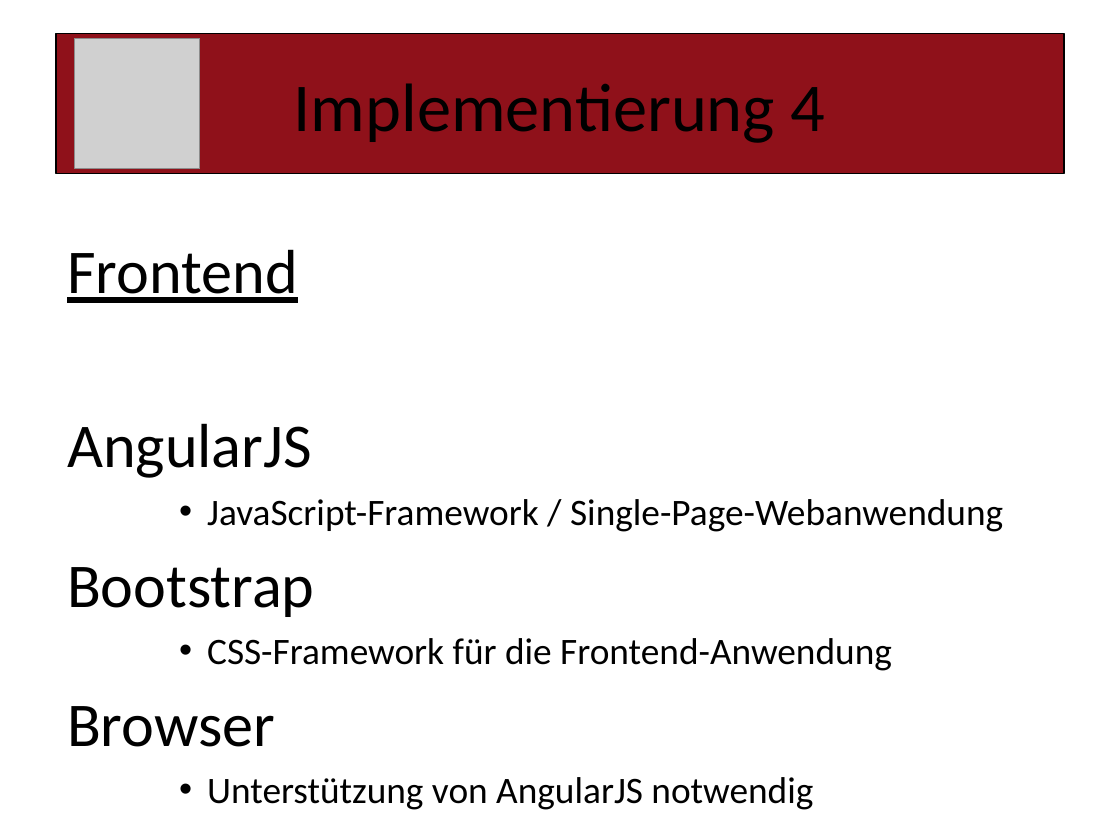
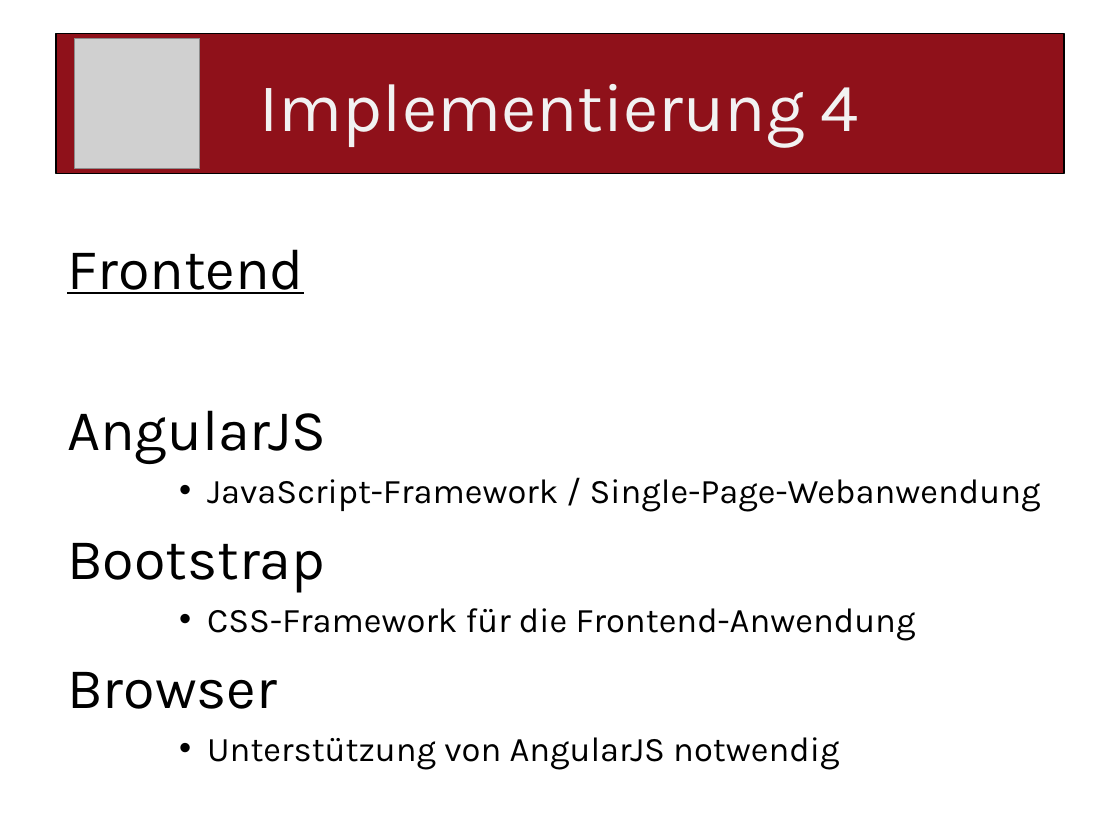
Before and after one commit to paulisch/archivist, a slide deck: slide 13 of Documentation/ProjectDocumentation/Presentation.pptx (slide 8 before the commit). Drawn at 1120x840 pixels with LibreOffice and Linux fonts; fonts in the diff are those of the drawing; grey boxes stand for pictures. Boxes give left, top, right and bottom in pixels: in the first picture for what was removed or moved away, otherwise in the second. Text is boxed around its words. In the diff, an @@ line names an element or a change of style, - is before the commit and + after.

```diff
--- a/Documentation/ProjectDocumentation/Presentation.pptx
+++ b/Documentation/ProjectDocumentation/Presentation.pptx
@@ title "Implementierung 4" at (x1=56, y1=34, x2=1064, y2=174): font Calibri to Karla, text colour #000000 to #F2F2F2 @@
@@ text "Frontend" at (x1=67, y1=249, x2=1041, y2=769): size 40 to 37 pt in "Frontend", "AngularJS", "Bootstrap", "Browser"; font Calibri to Karla; size 24 to 22.2 pt in "JavaScript-Framework / Single-Page-Webanwendung", "CSS-Framework für die Frontend-Anwendung", "Unterstützung von AngularJS notwendig" @@
```
Also in this commit, not shown: 8 other slides changed, 5 slides added, 2 slides removed, 1 other file.
